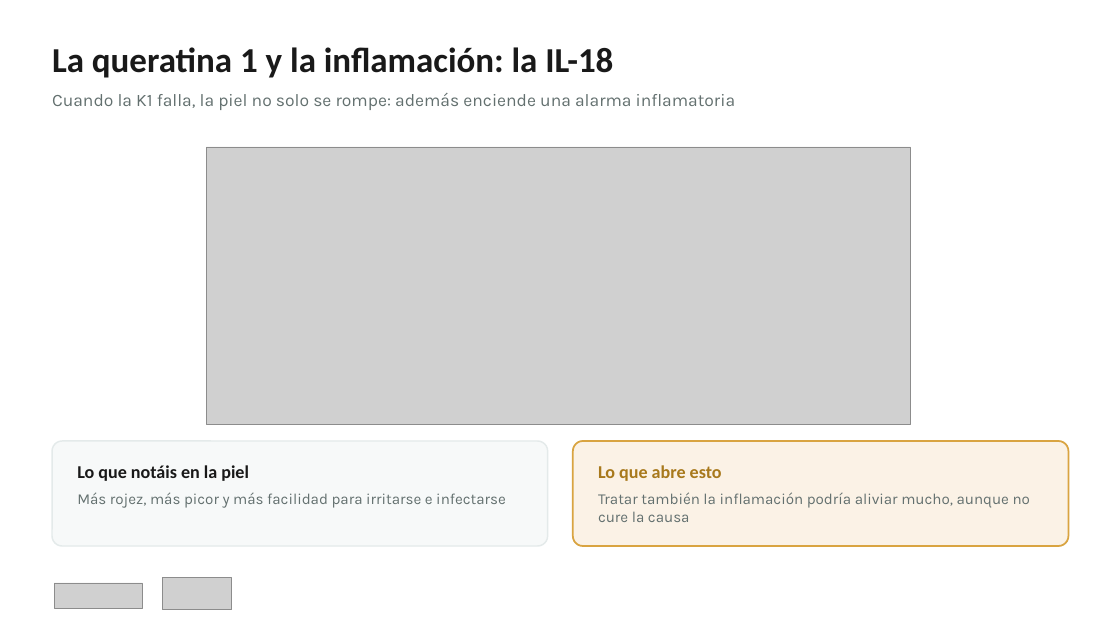
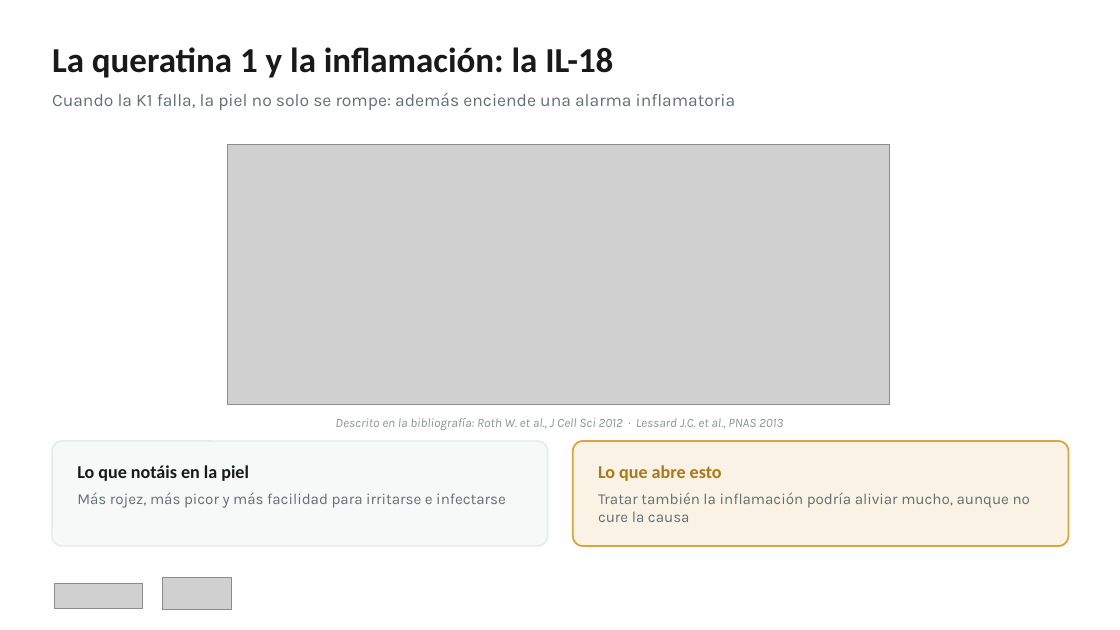
Before and after one commit to mariazubilase-wq/tesis, a slide deck: slide 24 of Ictiosis_epidermolitica_pacientes.pptx. Drawn at 1120x630 pixels with LibreOffice and Linux fonts; fonts in the diff are those of the drawing; grey boxes stand for pictures. Boxes give left, top, right and bottom in pixels: in the first picture for what was removed or moved away, otherwise in the second. Text is boxed around its words. In the diff, an @@ line names an element or a change of style, - is before the commit and + after.

```diff
--- a/Ictiosis_epidermolitica_pacientes.pptx
+++ b/Ictiosis_epidermolitica_pacientes.pptx
@@ picture: place and size @@
-picture at [207,147,911,424]
+picture at [228,145,890,405]
@@ text added at [335,418,783,430], 11 pt, text #8A9695, italic @@
+Descrito en la bibliografía: Roth W. et al., J Cell Sci 2012 · Lessard J.C. et al., PNAS 2013
```
Also in this commit, not shown: 2 other slides changed, 1 other file.
